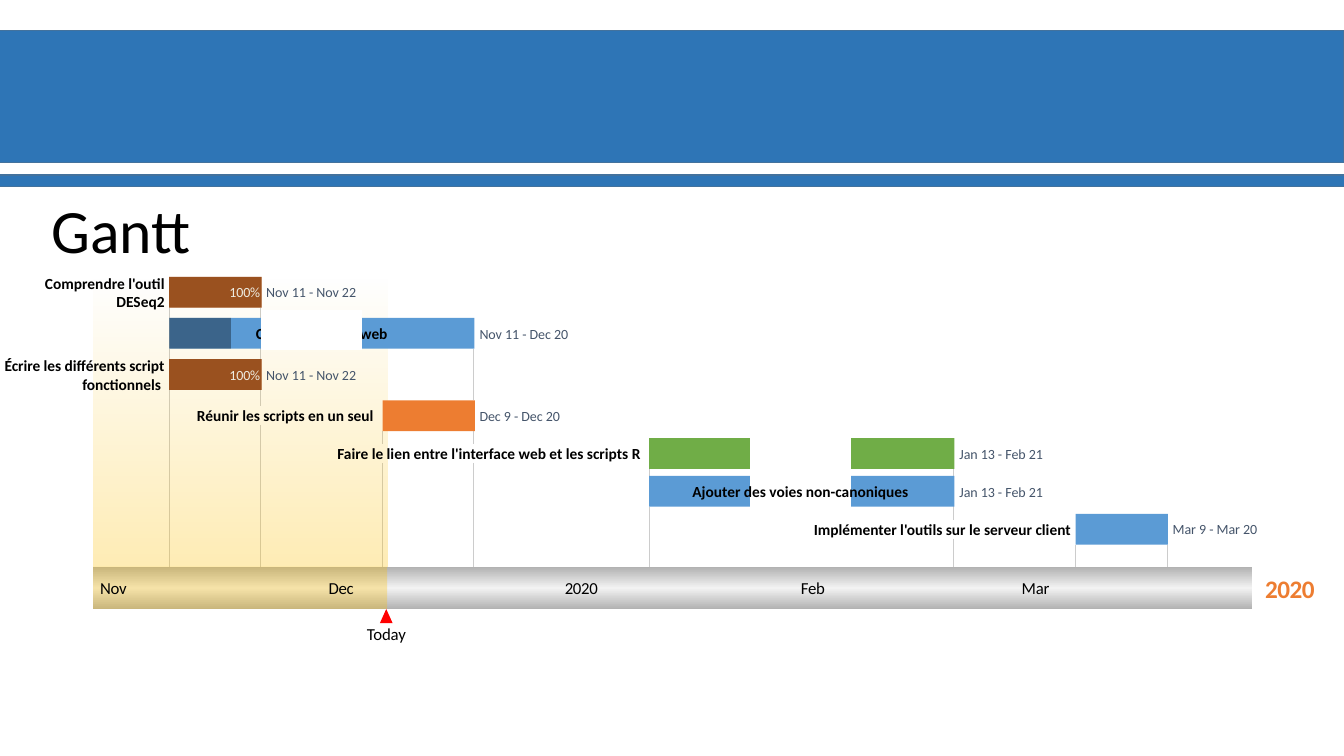
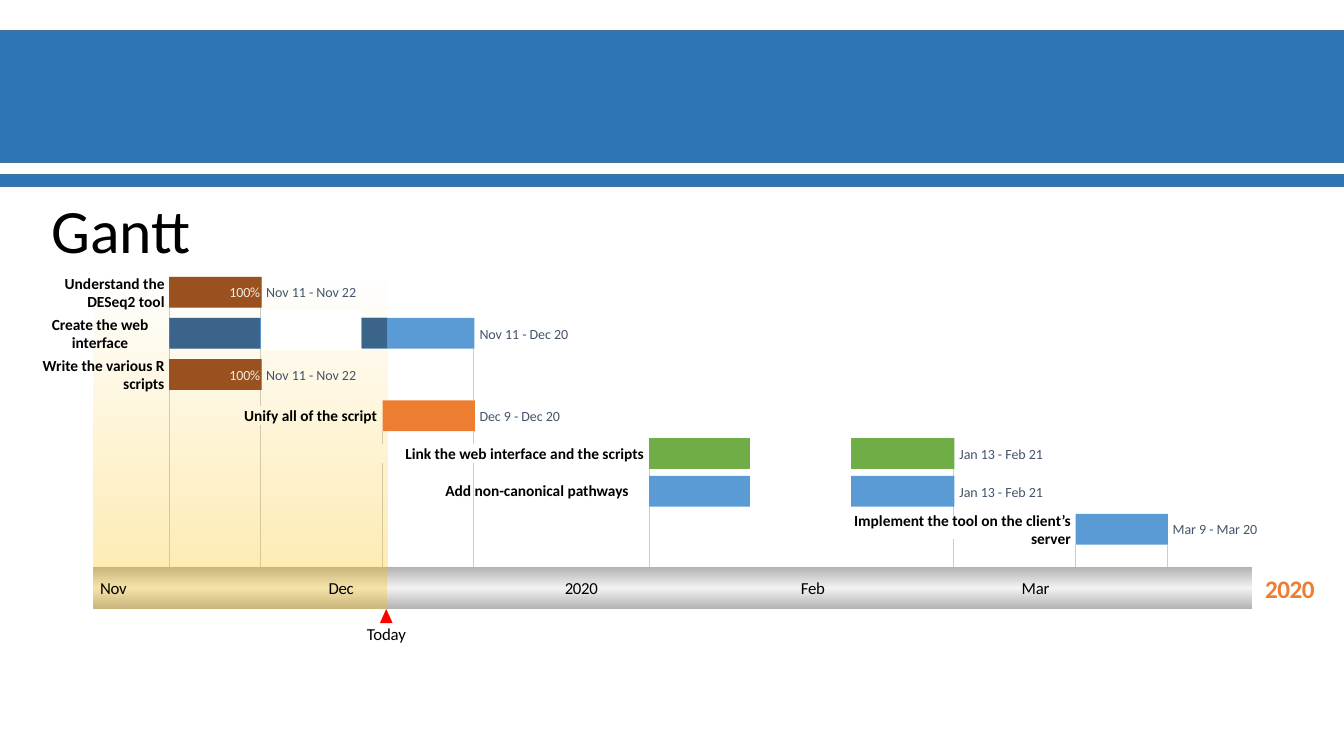
Before and after one commit to materrien/Projet-INSERM, a slide deck: slide 12 of Slides/Diapos_Suivit_projet.pptx. Drawn at 1344x756 pixels with LibreOffice and Linux fonts; fonts in the diff are those of the drawing; background and template pictures are left out. Boxes give left, top, right and bottom in pixels: in the first picture for what was removed or moved away, otherwise in the second. Text is boxed around its words. In the diff, an @@ line names an element or a change of style, - is before the commit and + after.

```diff
--- a/Slides/Diapos_Suivit_projet.pptx
+++ b/Slides/Diapos_Suivit_projet.pptx
@@ text at (65,278,165,310): text changed @@
-Comprendre l'outil DESeq2
+Understand the DESeq2 tool
@@ text at (52,319,148,348): text changed @@
-Créer l'interface web
+Create the web interface
@@ rectangle: place and size @@
-rectangle at (169,318,231,349)
+rectangle at (169,318,260,349)
@@ rectangle added at (361,318,387,349), fill #000000 at 35% opacity @@
@@ text at (43,360,165,392): text changed @@
-Écrire les différents script fonctionnels
+Write the various R scripts
@@ text at (244,410,377,426): text changed @@
-Réunir les scripts en un seul
+Unify all of the script
@@ text at (405,448,643,464): text changed @@
-Faire le lien entre l'interface web et les scripts R
+Link the web interface and the scripts
@@ text at (445,485,629,499): text changed @@
-Ajouter des voies non-canoniques
+Add non-canonical pathways
@@ text at (854,512,1071,544): text changed @@
-Implémenter l'outils sur le serveur client
+Implement the tool on the client’s server
```
Also in this commit, not shown: 2 other slides changed.
